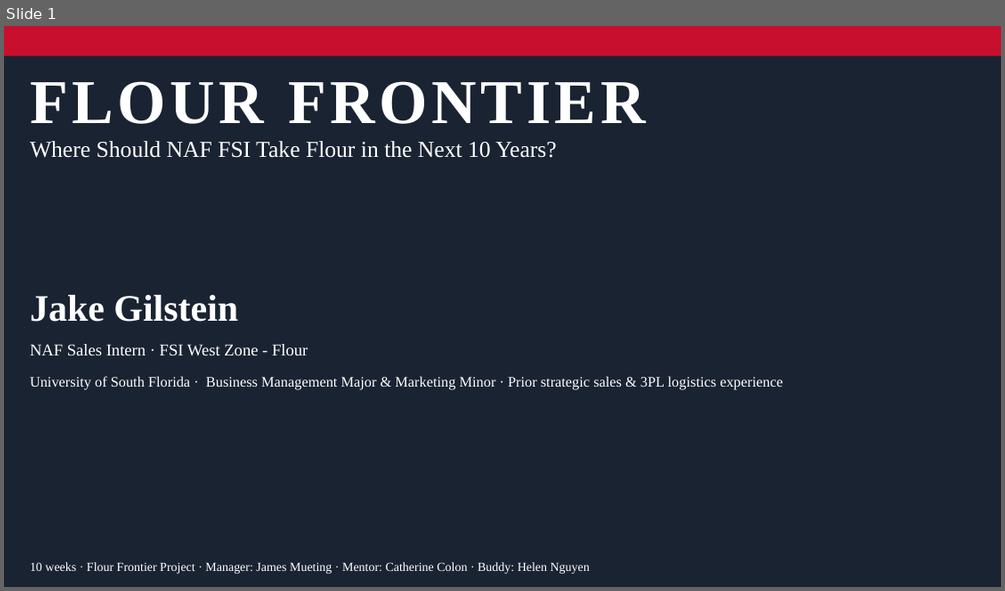
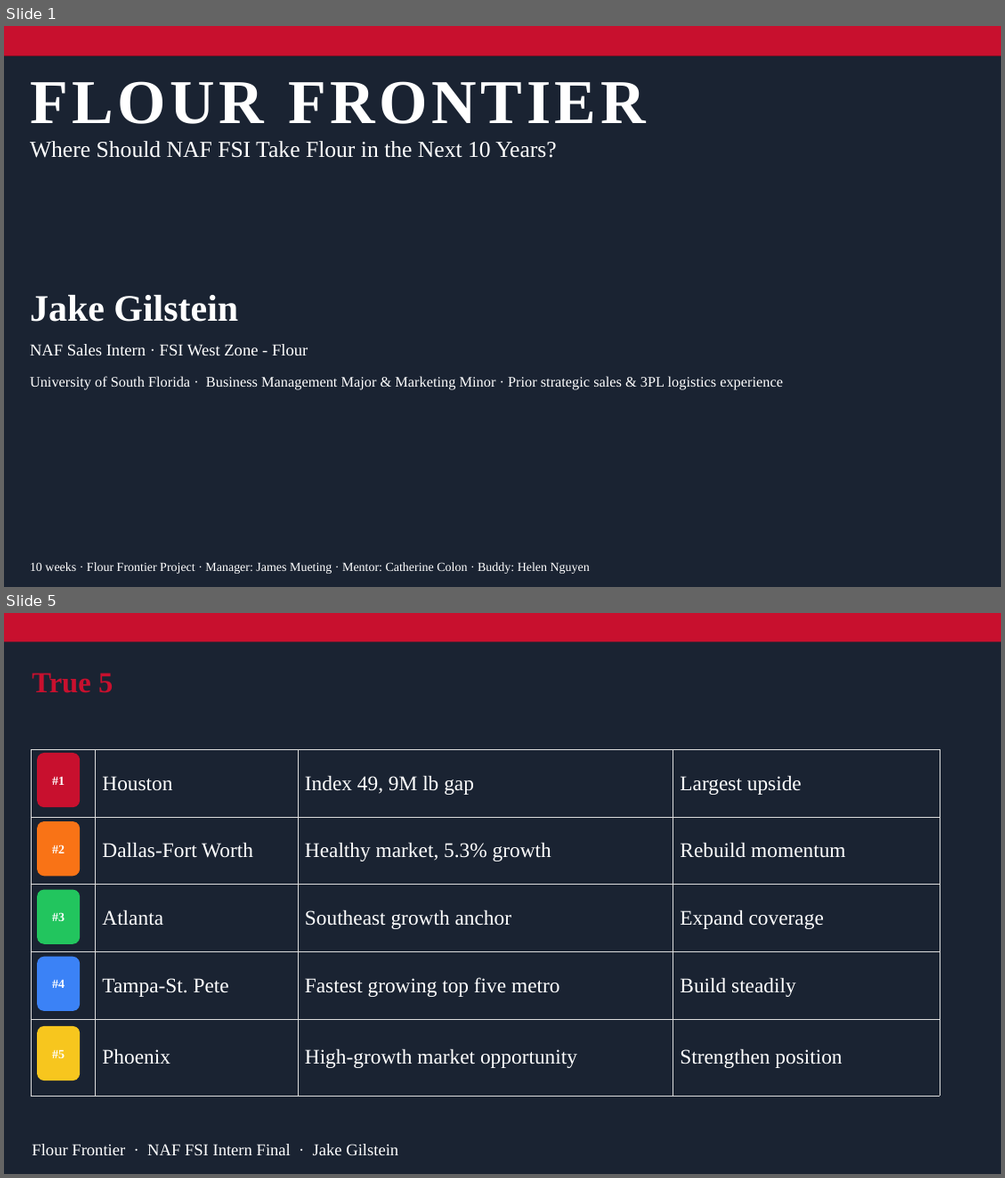
Before and after one commit to jgilstein/flour-frontier, a slide deck: Flour_Frontier_Final_Presentation.pptx. Shown one above the other, each under a label of ours: slide 1 before the commit, slides 1 and 5 after it; the slides between them are not shown. The pictures are 1005x591 and 1005x1178 pixels, drawn with LibreOffice and Linux fonts; fonts in the diff are those of the drawing. Boxes give left, top, right and bottom in pixels: in the first picture for what was removed or moved away, otherwise in the second. Text is boxed around its words. In the diff, an @@ line names an element or a change of style, - is before the commit and + after.

```diff
--- a/Flour_Frontier_Final_Presentation.pptx
+++ b/Flour_Frontier_Final_Presentation.pptx
@@ slide 5 added at (4,613,1001,1174), background gradient #FF3712 to #6A0600; not listed: 5 template elements that a slide beside it also shows @@
@@ rectangle added at (4,613,1001,1174), fill #1A2332 @@
@@ rectangle added at (4,613,1001,642), fill #C8102E @@
@@ text added at (32,673,113,693), 28 pt, text #C8102E, bold @@
+True 5
@@ table added at (30,750,939,1096), 5 rows, 4 columns @@
+ | Houston | Index 49, 9M lb gap | Largest upside
+ | Dallas-Fort Worth | Healthy market, 5.3% growth | Rebuild momentum
+ | Atlanta | Southeast growth anchor | Expand coverage
+ | Tampa-St. Pete | Fastest growing top five metro | Build steadily
+ | Phoenix | High-growth market opportunity | Strengthen position
@@ rounded rectangle added at (37,753,80,807), fill #C8102E, 12 pt, text #FFFFFF, bold @@
+#1
@@ rounded rectangle added at (37,821,80,876), fill #F97316, 12 pt, text #FFFFFF, bold @@
+#2
@@ rounded rectangle added at (37,890,80,944), fill #22C55E, 12 pt, text #FFFFFF, bold @@
+#3
@@ rounded rectangle added at (37,957,80,1011), fill #3B82F6, 12 pt, text #FFFFFF, bold @@
+#4
@@ rounded rectangle added at (37,1026,80,1080), fill #F7C61E, 12 pt, text #FFFFFF, bold @@
+#5
@@ text added at (32,1143,398,1155), 16 pt, text #FFFFFF @@
+Flour Frontier · NAF FSI Intern Final · Jake Gilstein
```
Also in this commit, not shown: 12 other slides added, 4 slides removed, 3 other files.
